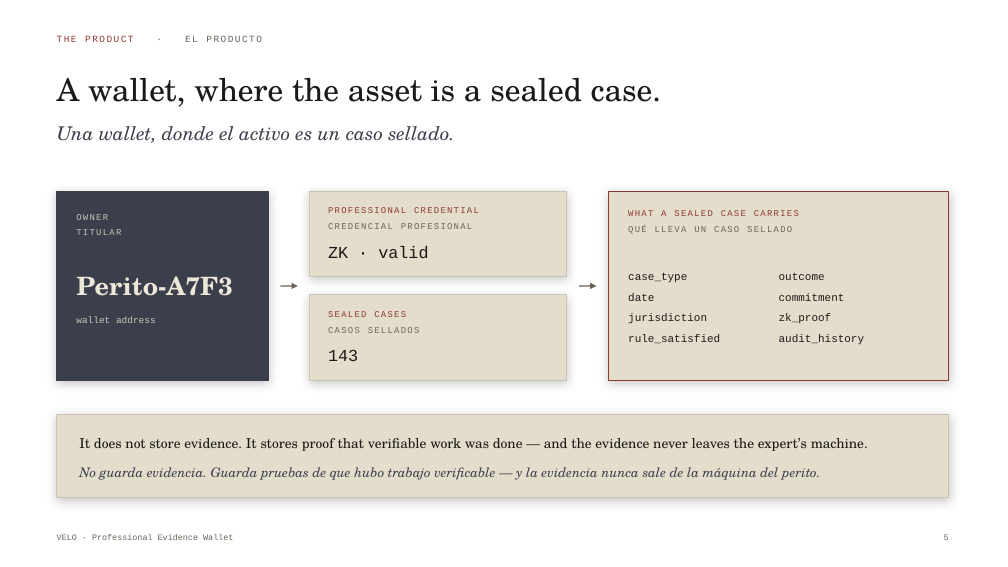
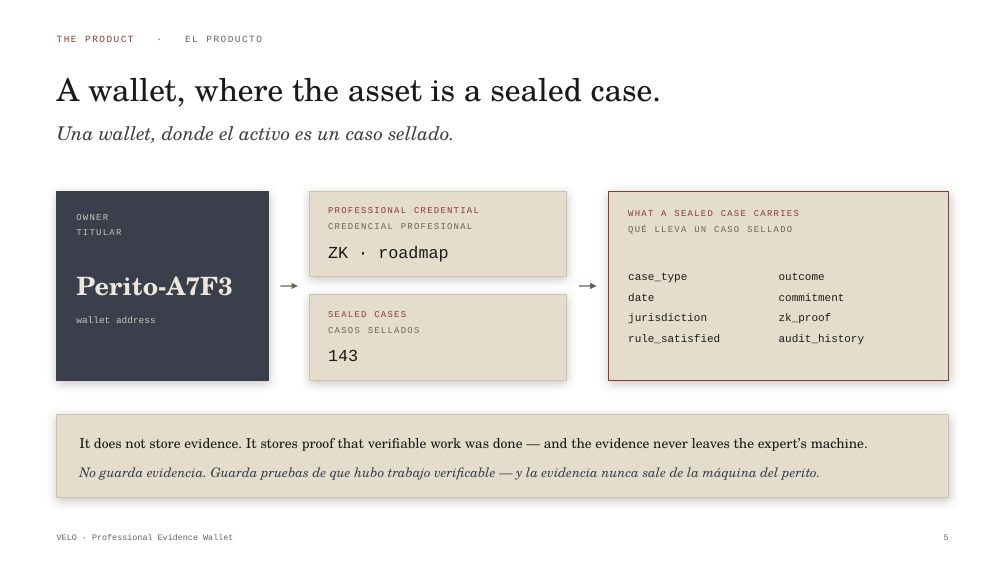
Before and after one commit to annatchijova/velo, a slide deck: slide 5 of docs/VELO-PITCH-EN-ES.pptx. Drawn at 1008x567 pixels with LibreOffice and Linux fonts; fonts in the diff are those of the drawing; background and template pictures are left out. Boxes give left, top, right and bottom in pixels: in the first picture for what was removed or moved away, otherwise in the second. Text is boxed around its words. In the diff, an @@ line names an element or a change of style, - is before the commit and + after.

```diff
--- a/docs/VELO-PITCH-EN-ES.pptx
+++ b/docs/VELO-PITCH-EN-ES.pptx
@@ text at (328, 246, 448, 262): text changed @@
-ZK · valid
+ZK · roadmap
```
Also in this commit, not shown: 8 other slides changed.
